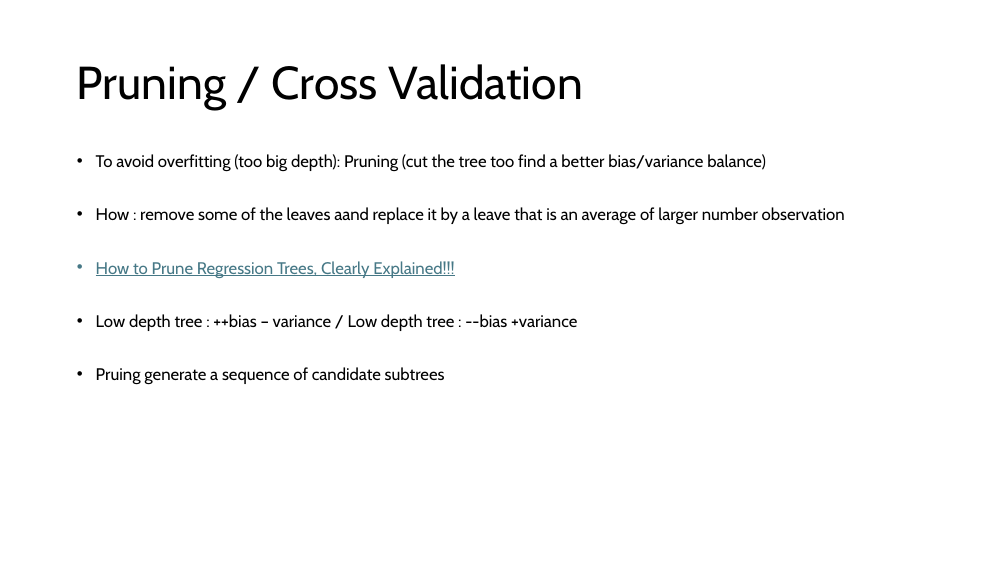
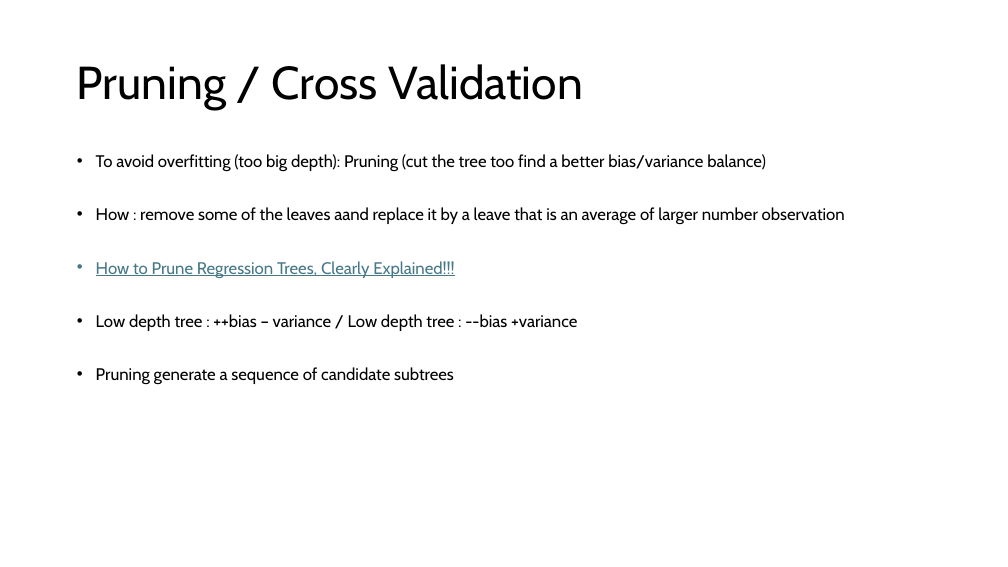
Before and after one commit to maissa777/machine_learning_base_presentation, a slide deck: slide 8 of tree_and_ensemble_method.pptx (slide 6 before the commit). Drawn at 1008x567 pixels with LibreOffice and Linux fonts; fonts in the diff are those of the drawing. Boxes give left, top, right and bottom in pixels: in the first picture for what was removed or moved away, otherwise in the second. Text is boxed around its words. In the diff, an @@ line names an element or a change of style, - is before the commit and + after.

```diff
--- a/tree_and_ensemble_method.pptx
+++ b/tree_and_ensemble_method.pptx
@@ text at box(96, 367, 454, 384): text changed @@
-• Pruing generate a sequence of candidate subtrees
+• Pruning generate a sequence of candidate subtrees
```
Also in this commit, not shown: 3 other slides changed, 5 slides added, 1 slide removed, 2 other files.
